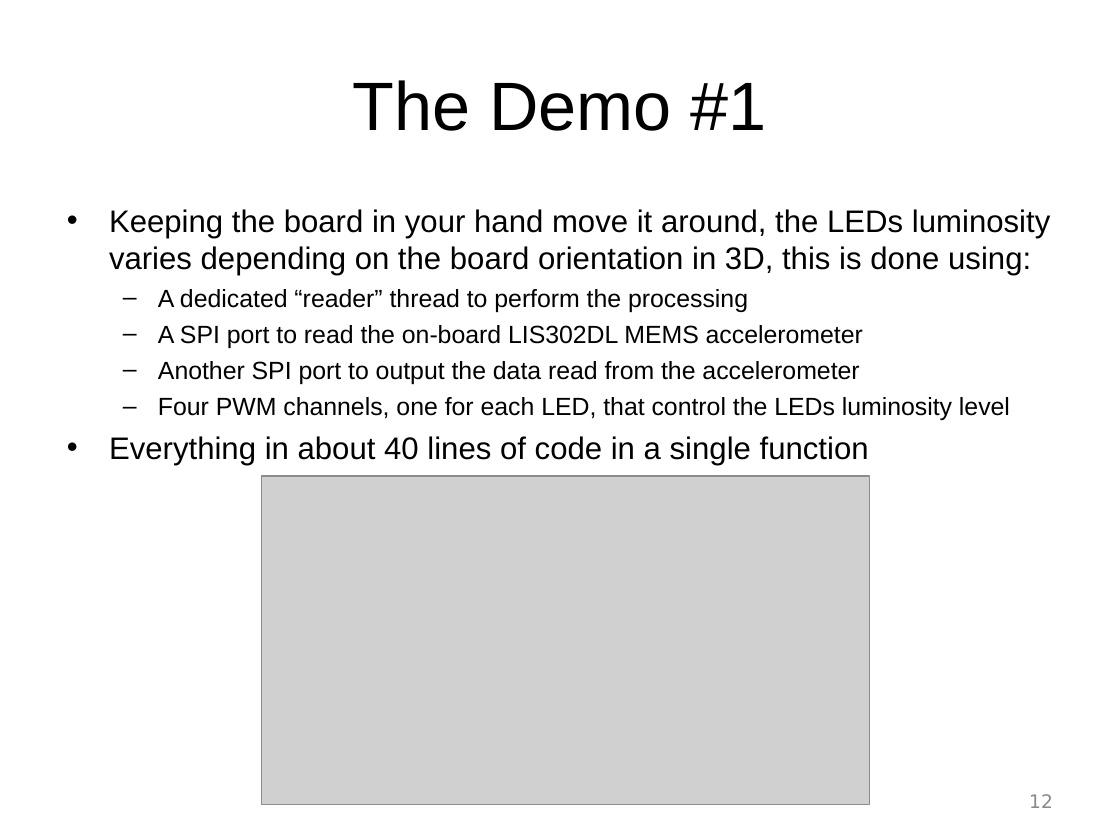
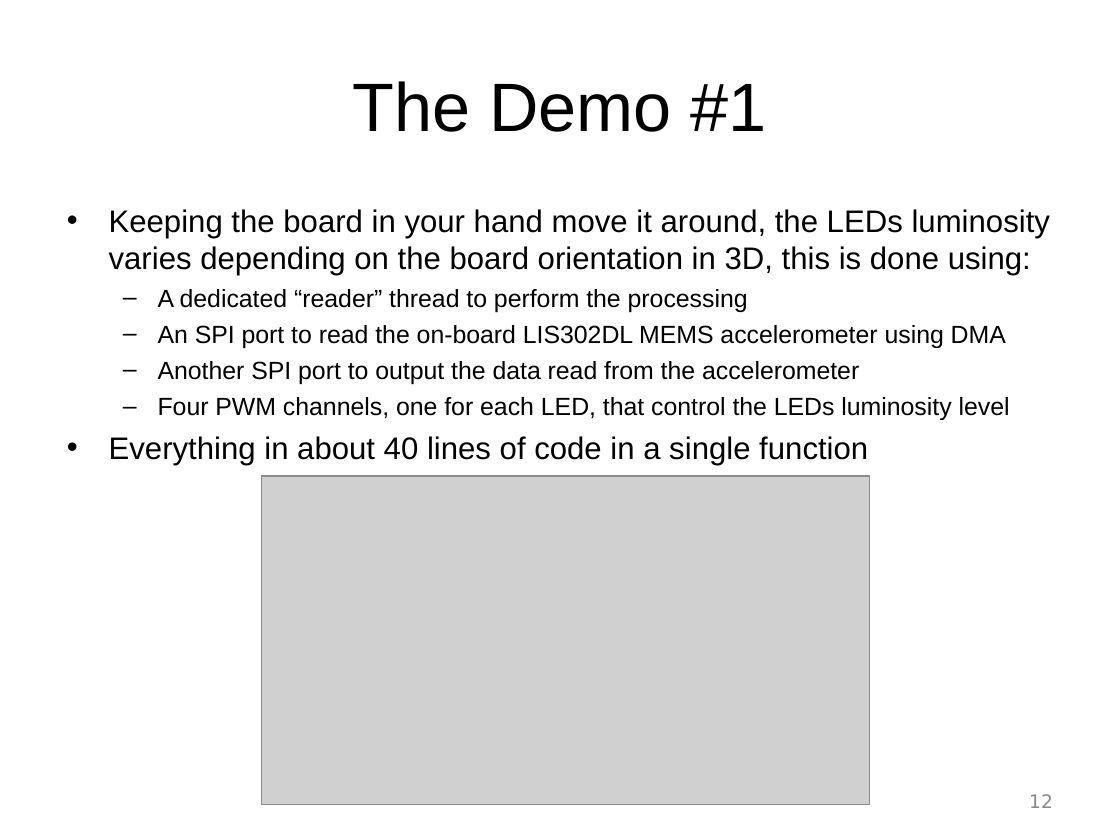
Before and after one commit to mabl/ChibiOS, a slide deck: slide 12 of slides_better_embedded_2012/ChibiOS-RT 4 Demo.ppt. Drawn at 1120x840 pixels with LibreOffice and Linux fonts; fonts in the diff are those of the drawing; grey boxes stand for pictures; background and template pictures are left out. Boxes give left, top, right and bottom in pixels: in the first picture for what was removed or moved away, otherwise in the second. Text is boxed around its words. In the diff, an @@ line names an element or a change of style, - is before the commit and + after.

```diff
--- a/slides_better_embedded_2012/ChibiOS-RT 4 Demo.ppt
+++ b/slides_better_embedded_2012/ChibiOS-RT 4 Demo.ppt
@@ text at <box>109,209,1050,465</box>: indent changed @@
@@ text at <box>158,325,1006,348</box>: text changed @@
-  – A SPI port to read the on-board LIS302DL MEMS accelerometer
+  – An SPI port to read the on-board LIS302DL MEMS accelerometer using DMA
```
Also in this commit, not shown: 15 other slides changed, 3 other files.
